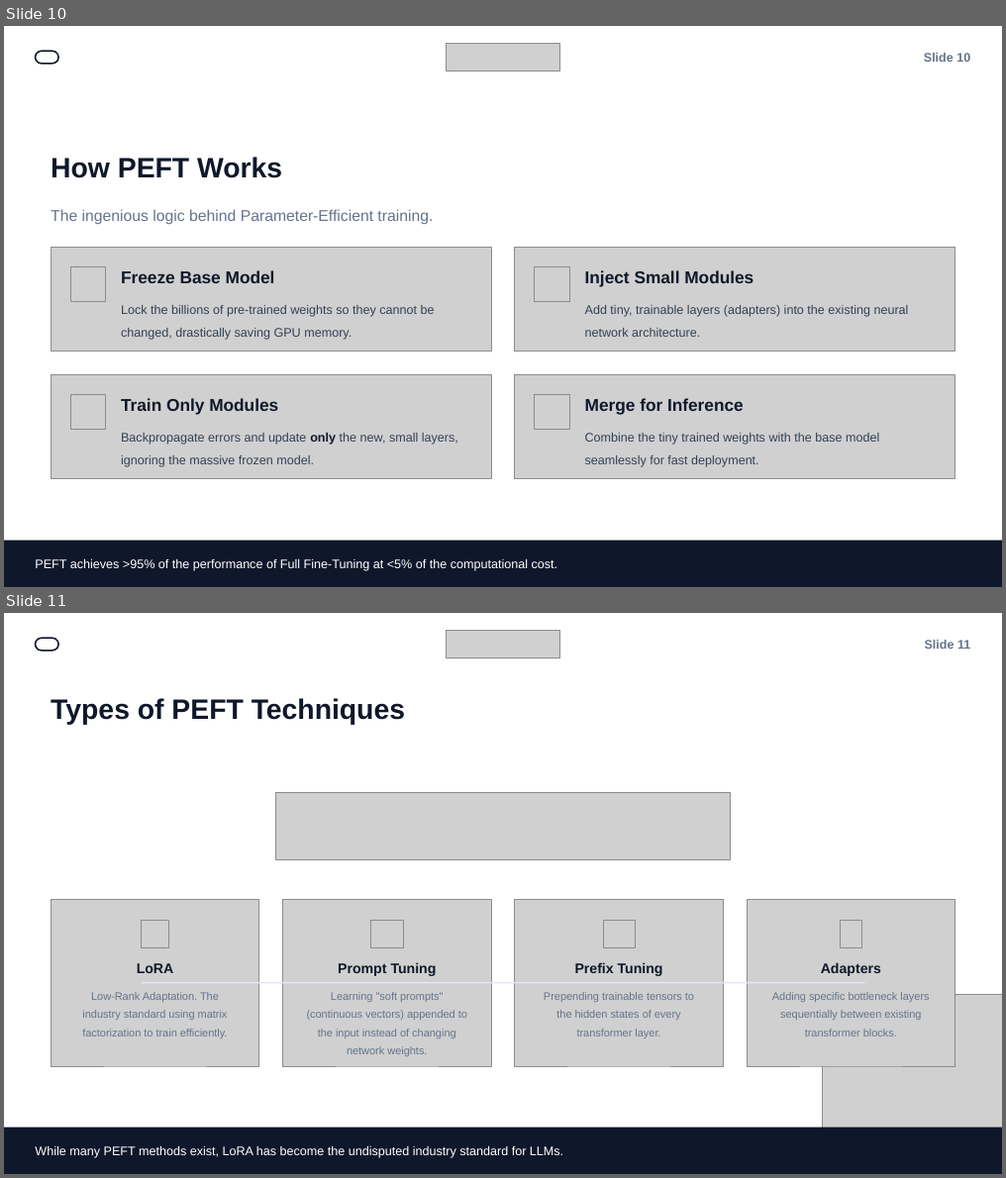
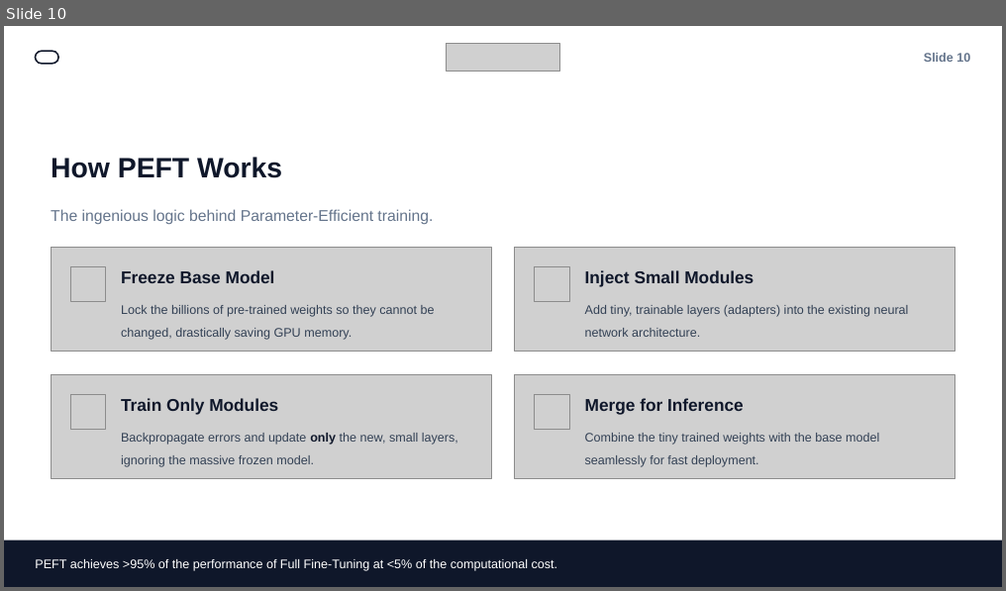
Before and after one commit to usshaa/SkillZRevozGenAI, a slide deck: Week_07/Lecture 13 - LLM Fine-Tuning from an Industry Perspective.pptx. Shown one above the other, each under a label of ours: slides 10 and 11 before the commit, slide 10 after it. The pictures are 1006x1178 and 1006x591 pixels, drawn with LibreOffice and Linux fonts; fonts in the diff are those of the drawing; grey boxes stand for pictures. Boxes give left, top, right and bottom in pixels: in the first picture for what was removed or moved away, otherwise in the second. Text is boxed around its words. In the diff, an @@ line names an element or a change of style, - is before the commit and + after.

```diff
--- a/Week_07/Lecture 13 - LLM Fine-Tuning from an Industry Perspective.pptx
+++ b/Week_07/Lecture 13 - LLM Fine-Tuning from an Industry Perspective.pptx
@@ slide 11 removed at [4,613,1002,1174], background #FFFFFF @@
@@ rounded rectangle removed at [36,638,58,651] @@
@@ picture removed at [446,630,560,658] @@
@@ text removed at [925,640,970,649] @@
-Slide 11
@@ text removed at [51,698,405,724] @@
-Types of PEFT Techniques
@@ picture removed at [275,792,731,861] @@
@@ picture removed at [51,900,259,1066] @@
@@ picture removed at [282,900,491,1066] @@
@@ picture removed at [515,900,724,1066] @@
@@ picture removed at [746,900,955,1066] @@
@@ picture removed at [141,921,169,950] @@
@@ picture removed at [371,921,403,950] @@
@@ picture removed at [603,921,635,950] @@
@@ picture removed at [841,921,861,950] @@
@@ text removed at [137,963,174,973] @@
-LoRA
@@ text removed at [338,962,437,976] @@
-Prompt Tuning
@@ text removed at [575,962,663,976] @@
-Prefix Tuning
@@ text removed at [821,962,881,976] @@
-Adapters
@@ text removed at [82,992,228,1039] @@
-Low-Rank Adaptation. The industry standard using matrix factorization to train efficiently.
@@ rectangle removed at [141,982,865,983] @@
@@ text removed at [307,992,467,1057] @@
-Learning "soft prompts" (continuous vectors) appended to the input instead of changing network weights.
@@ text removed at [544,992,694,1039] @@
-Prepending trainable tensors to the hidden states of every transformer layer.
@@ text removed at [772,992,929,1037] @@
-Adding specific bottleneck layers sequentially between existing transformer blocks.
@@ picture removed at [823,995,1002,1174] @@
@@ rectangle removed at [4,1128,1002,1174] @@
@@ text removed at [35,1147,563,1158] @@
-While many PEFT methods exist, LoRA has become the undisputed industry standard for LLMs.
```
Also in this commit, not shown: 2 slides changed, 2 other slides removed.
